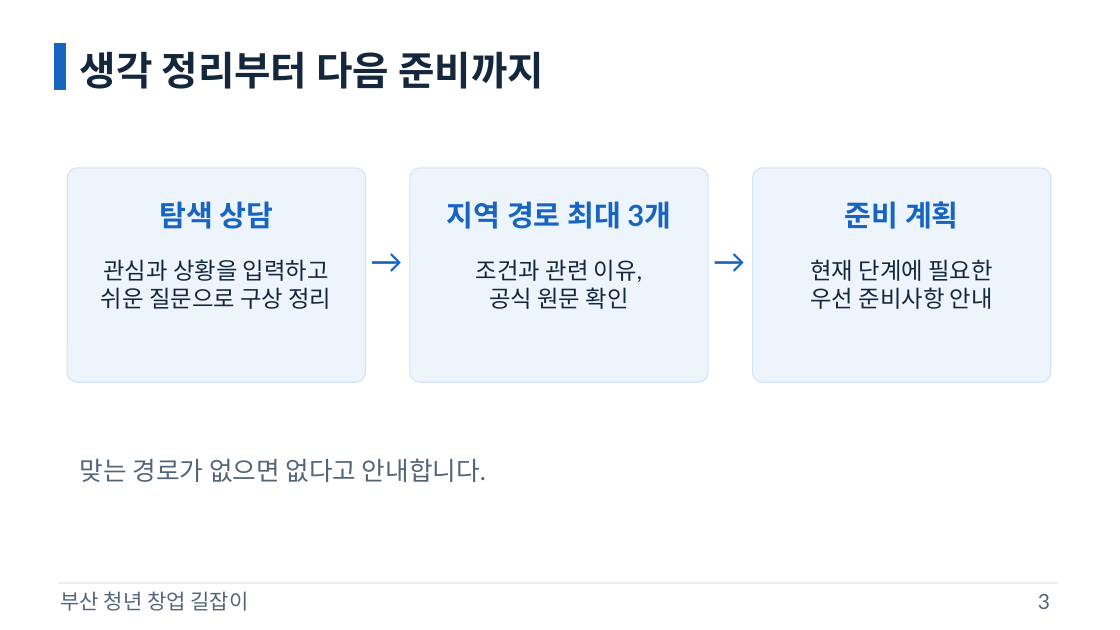
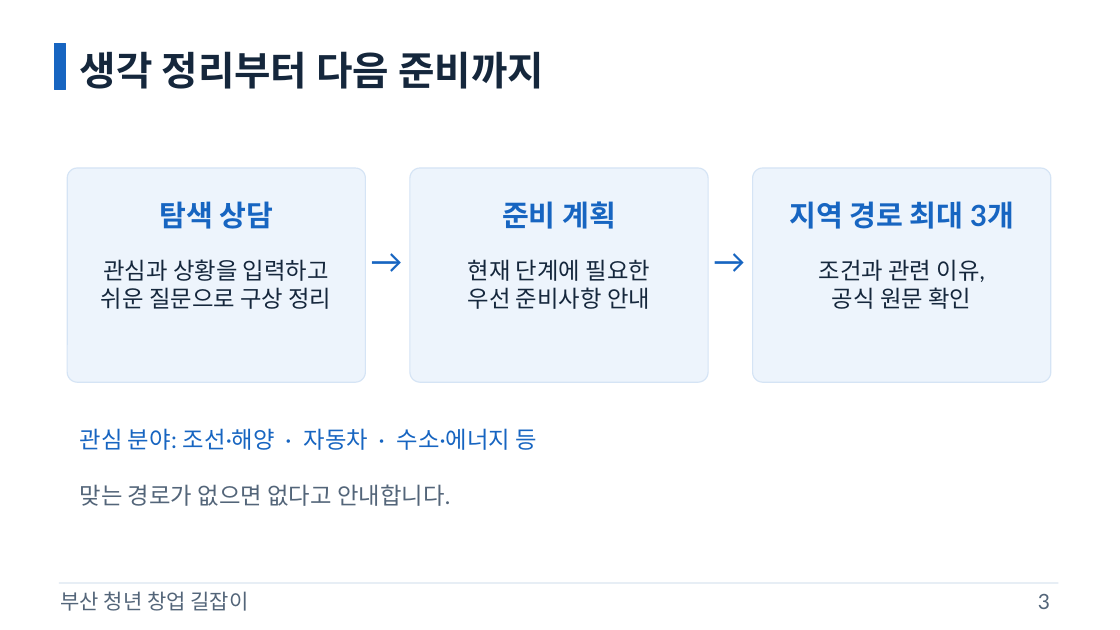
Before and after one commit to samsepi0l-1337/hackaton, a slide deck: slide 3 of docs/presentation/gil-pitch.pptx. Drawn at 1120x630 pixels with LibreOffice and Linux fonts; fonts in the diff are those of the drawing. Boxes give left, top, right and bottom in pixels: in the first picture for what was removed or moved away, otherwise in the second. Text is boxed around its words. In the diff, an @@ line names an element or a change of style, - is before the commit and + after.

```diff
--- a/docs/presentation/gil-pitch.pptx
+++ b/docs/presentation/gil-pitch.pptx
@@ text at [502, 201, 616, 229]: text changed @@
-지역 경로 최대 3개
+준비 계획
@@ text at [790, 201, 1014, 229]: text changed @@
-준비 계획
+지역 경로 최대 3개
@@ text at [468, 259, 650, 309]: text changed @@
-조건과 관련 이유,
-공식 원문 확인
+현재 단계에 필요한
+우선 준비사항 안내
@@ text at [819, 259, 984, 309]: text changed @@
-현재 단계에 필요한
-우선 준비사항 안내
+조건과 관련 이유,
+공식 원문 확인
@@ text added at [80, 428, 536, 450], 20 pt, text #1765C1 @@
+관심 분야: 조선·해양 · 자동차 · 수소·에너지 등
@@ text "맞는 경로가 없으면 없다고 안내합니다.": place and size @@
-text "맞는 경로가 없으면 없다고 안내합니다." at [80, 458, 486, 482]
+text "맞는 경로가 없으면 없다고 안내합니다." at [80, 484, 450, 506]
@@ text "맞는 경로가 없으면 없다고 안내합니다." at [80, 484, 450, 506]: size 22 to 20 pt @@
```
Also in this commit, not shown: 3 other slides changed, 4 other files.
